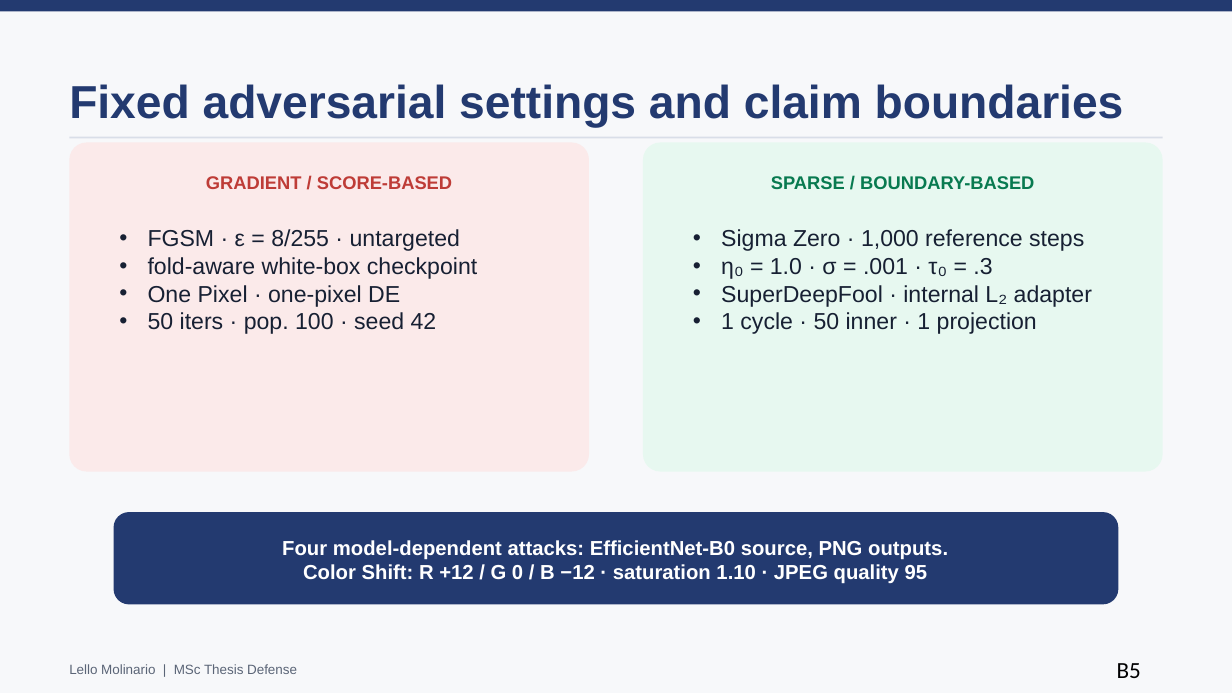
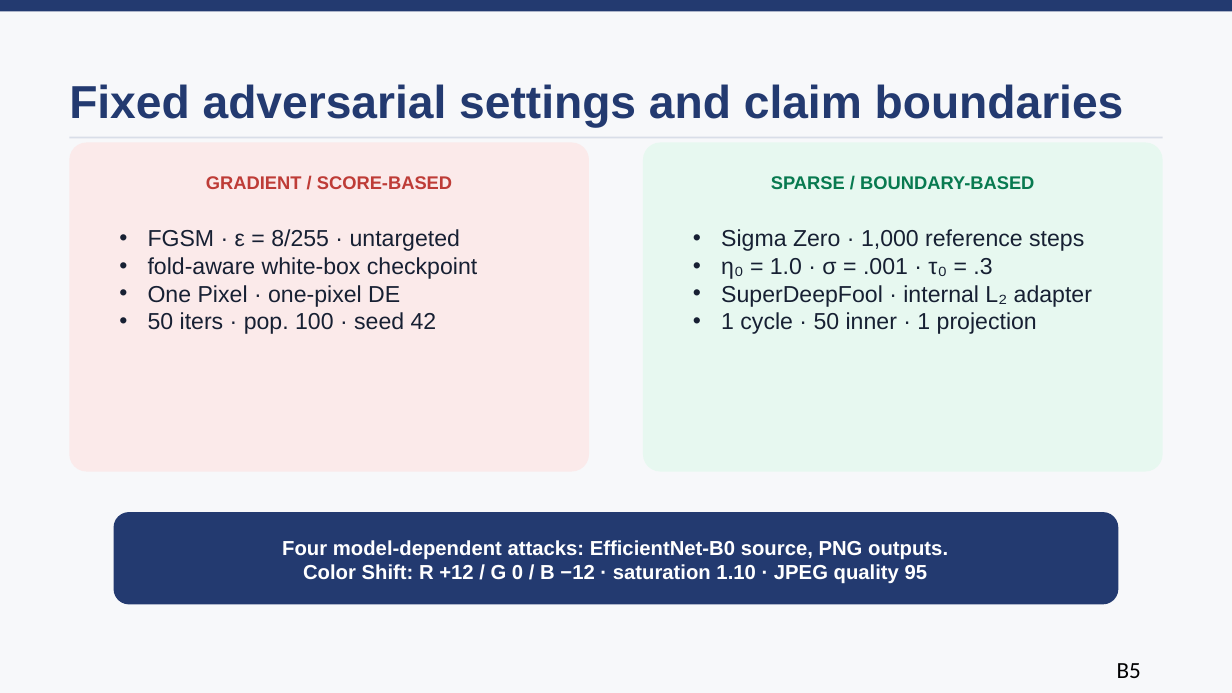
Before and after one commit to lmolinario/Molinario_Thesis_Defense_2026, a slide deck: slide 20 of Molinario_Thesis_Defense_2026.pptx. Drawn at 1232x693 pixels with LibreOffice and Linux fonts; fonts in the diff are those of the drawing. Boxes give left, top, right and bottom in pixels: in the first picture for what was removed or moved away, otherwise in the second. Text is boxed around its words. In the diff, an @@ line names an element or a change of style, - is before the commit and + after.

```diff
--- a/Molinario_Thesis_Defense_2026.pptx
+++ b/Molinario_Thesis_Defense_2026.pptx
@@ text removed at bbox=[69, 664, 297, 674] @@
-Lello Molinario | MSc Thesis Defense
```
Also in this commit, not shown: 9 other slides changed, 1 slide added, 1 slide removed.
